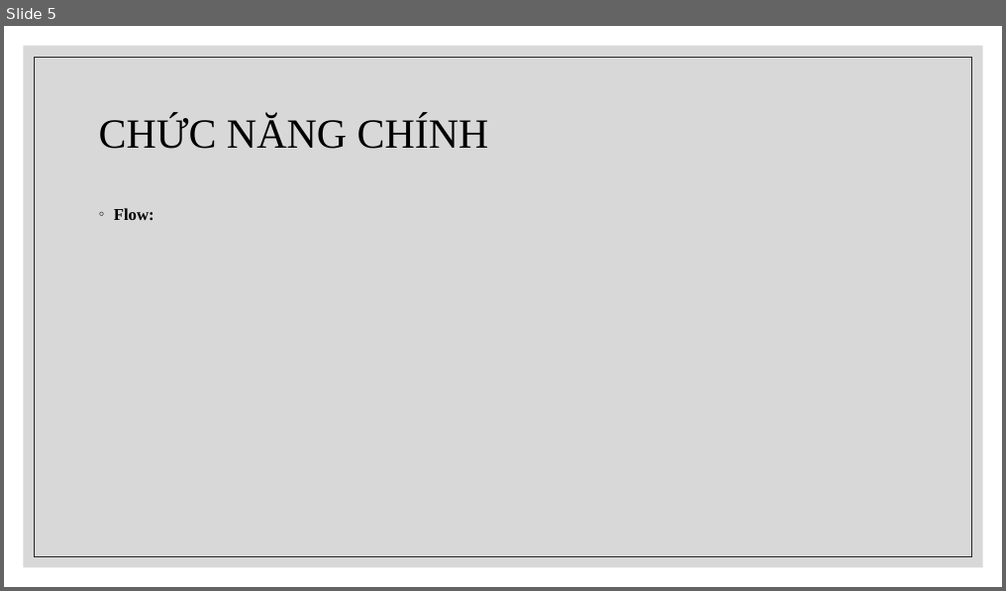
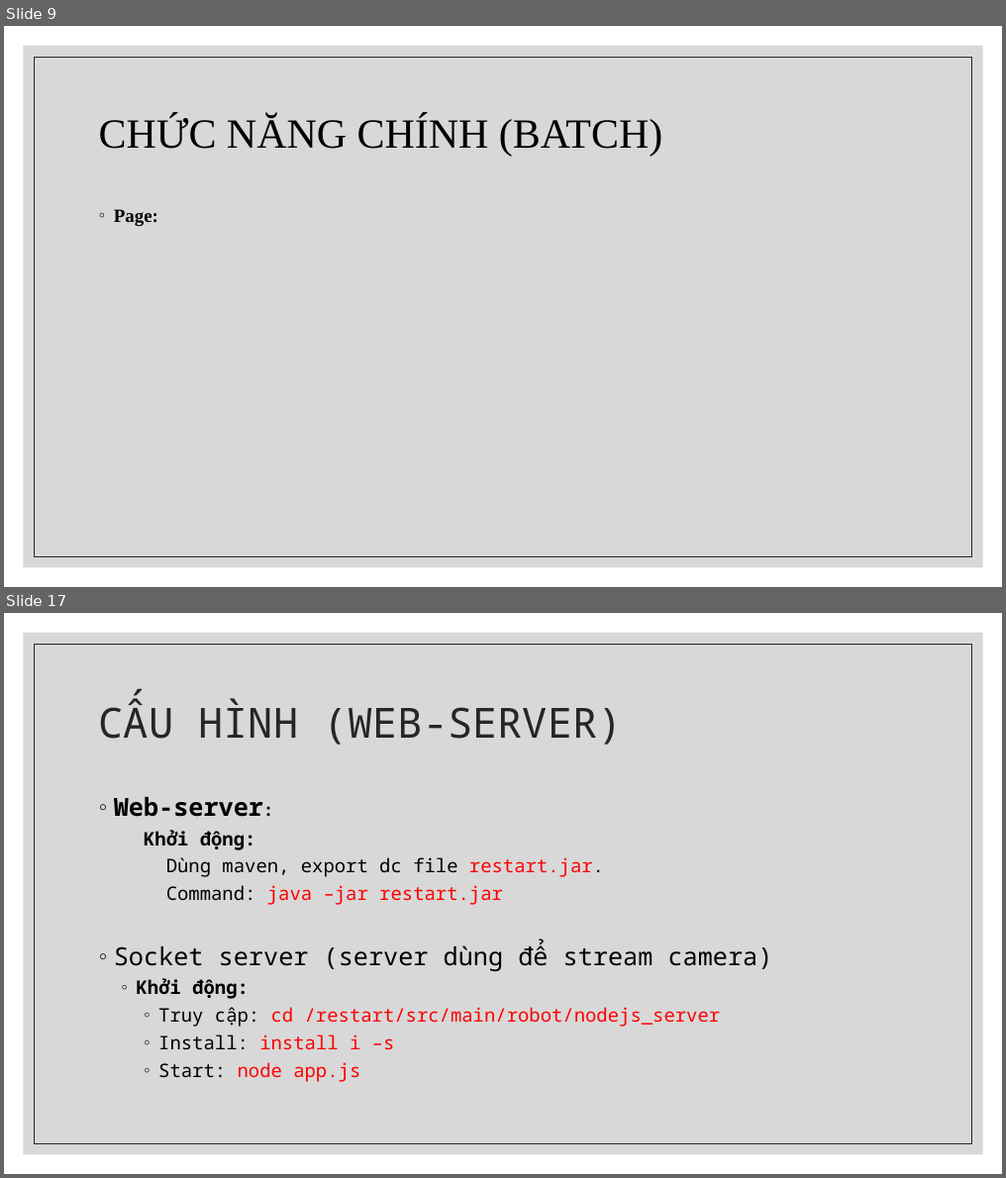
Before and after one commit to chet7h/restart_computer, a slide deck: Restart Computer.pptx. Shown one above the other, each under a label of ours: slide 5 before the commit, slides 9 and 17 after it; the slides between them are not shown. The pictures are 1006x591 and 1006x1178 pixels, drawn with LibreOffice and Linux fonts; fonts in the diff are those of the drawing. Boxes give left, top, right and bottom in pixels: in the first picture for what was removed or moved away, otherwise in the second. Text is boxed around its words. In the diff, an @@ line names an element or a change of style, - is before the commit and + after.

```diff
--- a/Restart Computer.pptx
+++ b/Restart Computer.pptx
@@ slide 17 added at [4, 613, 1002, 1174], background #FFFFFF; not listed: 2 template elements that a slide beside it also shows @@
@@ title added at [99, 699, 622, 745], 40 pt, text #262626 @@
+CẤU HÌNH (WEB-SERVER)
@@ text added at [114, 797, 773, 1082], 18 pt, text #000000 @@
+◦ Web-server:
+    Khởi động:
+      Dùng maven, export dc file restart.jar.
+      Command: java –jar restart.jar
+◦ Socket server (server dùng để stream camera)
+  ◦ Khởi động:
+    ◦ Truy cập: cd /restart/src/main/robot/nodejs_server
+    ◦ Install: install i –s
+    ◦ Start: node app.js
@@ what was slide 5 is now slide 9 @@
@@ slide 9 changed as well @@
@@ title at [99, 115, 662, 156]: text changed @@
-CHỨC NĂNG CHÍNH
+CHỨC NĂNG CHÍNH (BATCH)
@@ text at [114, 209, 158, 226]: text changed; size 16 to 18 pt @@
-◦ Flow:
+◦ Page:
```
Also in this commit, not shown: 3 other slides changed, 12 other slides added.
